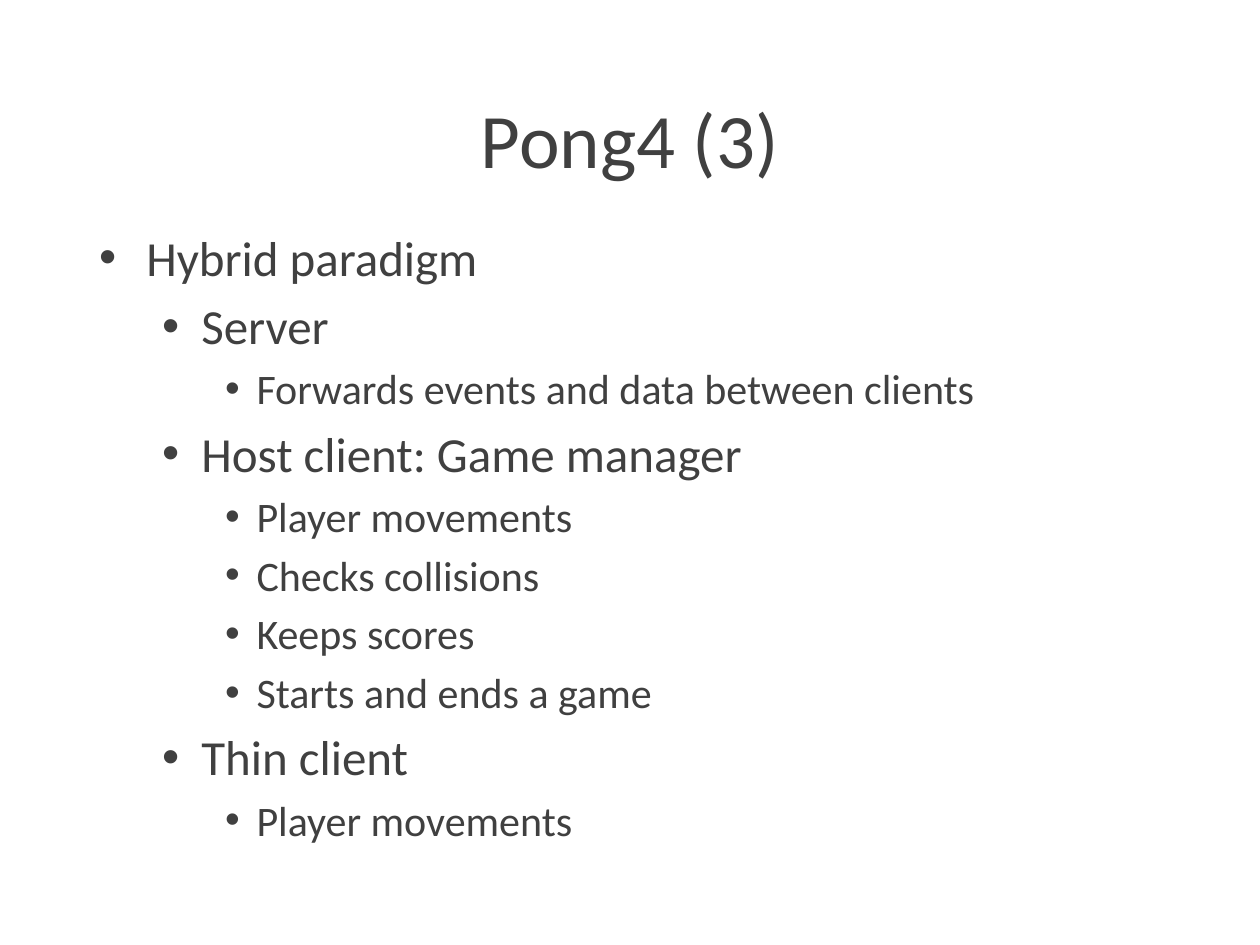
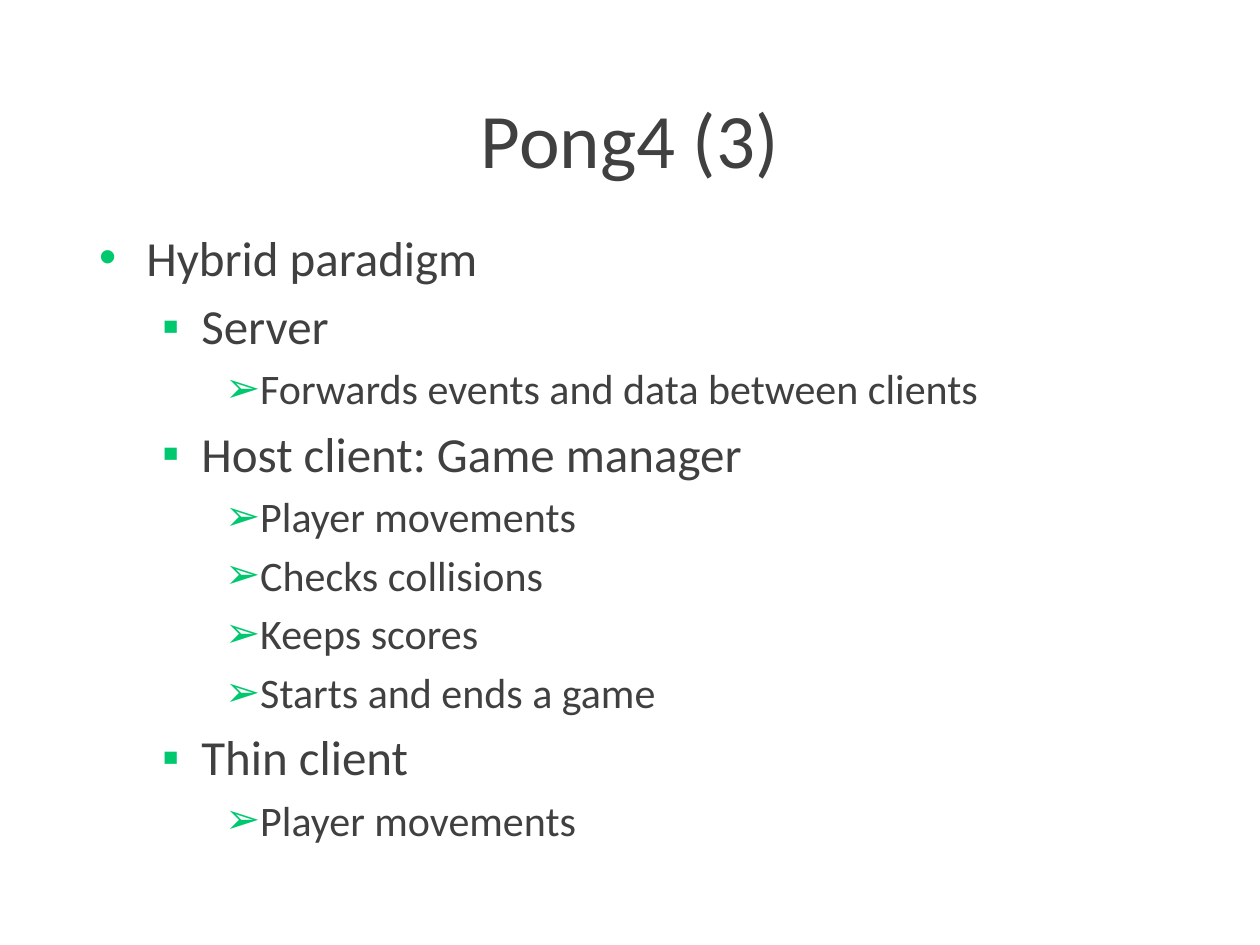
Before and after one commit to Lotti/codemotion2015, a slide deck: slide 21 of slides/slides.pptx. Drawn at 1260x945 pixels with LibreOffice and Linux fonts; fonts in the diff are those of the drawing; background and template pictures are left out. Boxes give left, top, right and bottom in pixels: in the first picture for what was removed or moved away, otherwise in the second. Text is boxed around its words. In the diff, an @@ line names an element or a change of style, - is before the commit and + after.

```diff
--- a/slides/slides.pptx
+++ b/slides/slides.pptx
@@ text "Hybrid paradigm" at box(146, 242, 978, 843): bullet • to ▪; bullet • to ➢ @@
```
Also in this commit, not shown: 14 other slides changed, 1 slide removed.
